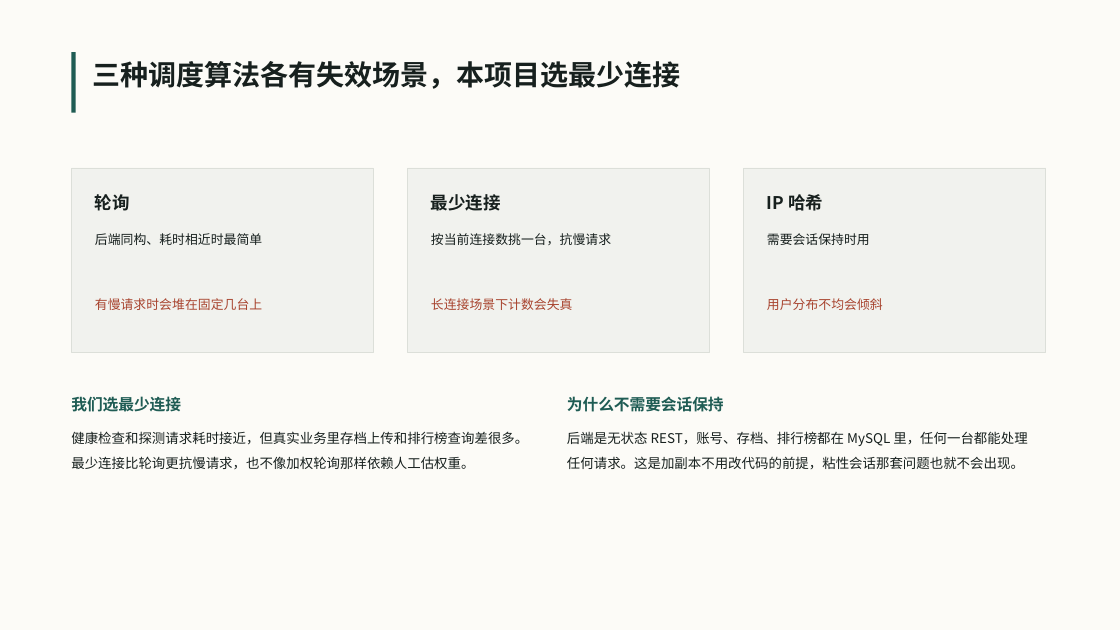
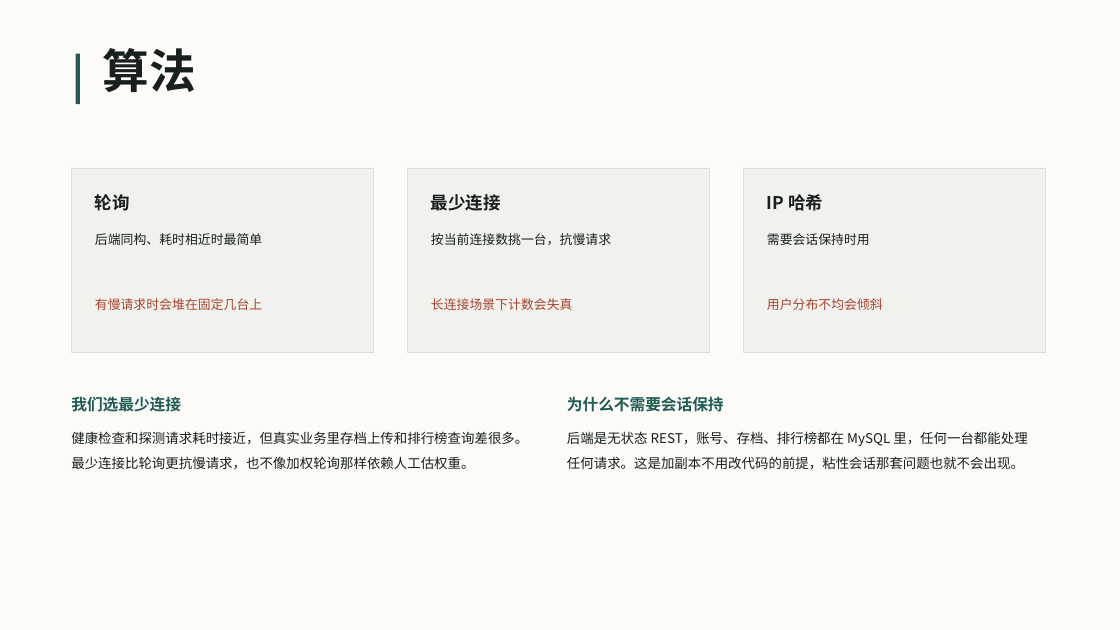
Before and after one commit to VesselPaper/symbiont, a slide deck: slide 14 of share/技术分享-应用代理与负载均衡.pptx. Drawn at 1120x630 pixels with LibreOffice and Linux fonts; fonts in the diff are those of the drawing. Boxes give left, top, right and bottom in pixels: in the first picture for what was removed or moved away, otherwise in the second. Text is boxed around its words. In the diff, an @@ line names an element or a change of style, - is before the commit and + after.

```diff
--- a/share/技术分享-应用代理与负载均衡.pptx
+++ b/share/技术分享-应用代理与负载均衡.pptx
@@ rectangle resized from (x1=71, y1=52, x2=76, y2=113) to (x1=76, y1=54, x2=80, y2=104) @@
@@ text at (x1=102, y1=48, x2=195, y2=92): text changed; size 24 to 40 pt @@
-三种调度算法各有失效场景，本项目选最少连接
+算法
```
Also in this commit, not shown: 17 other slides changed, 1 slide added, 1 slide removed, 2 other files.
